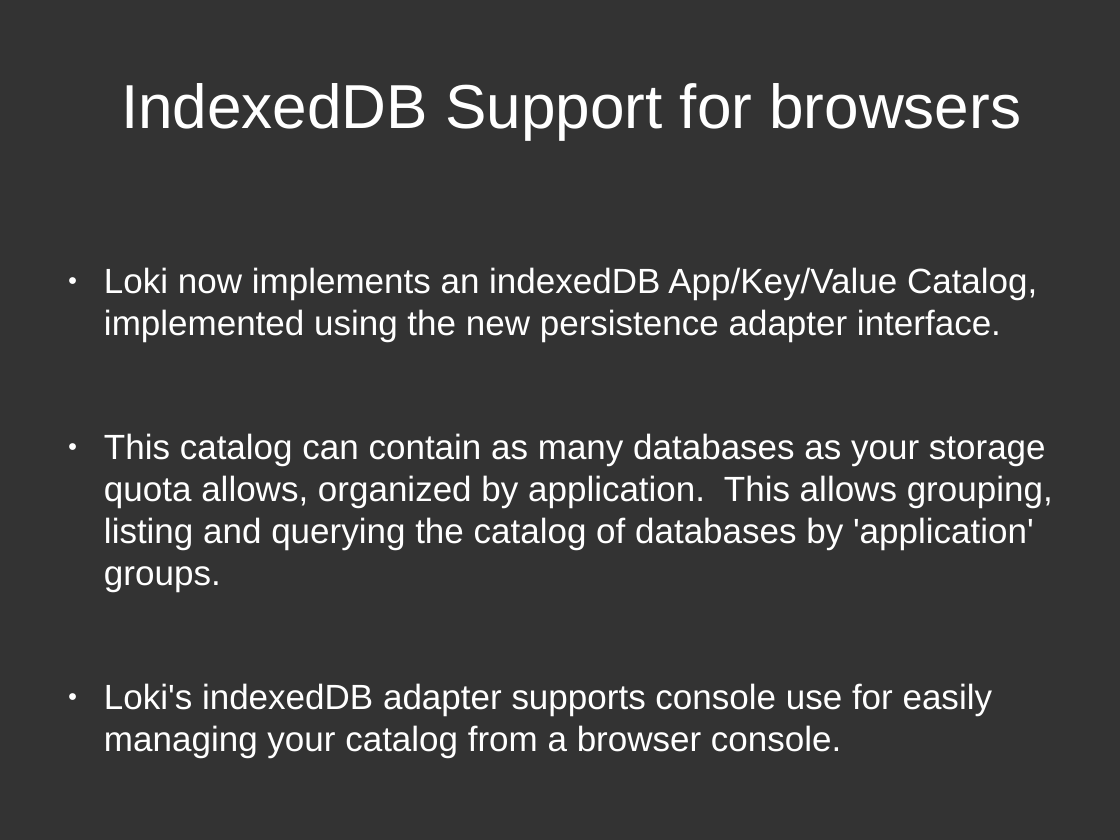
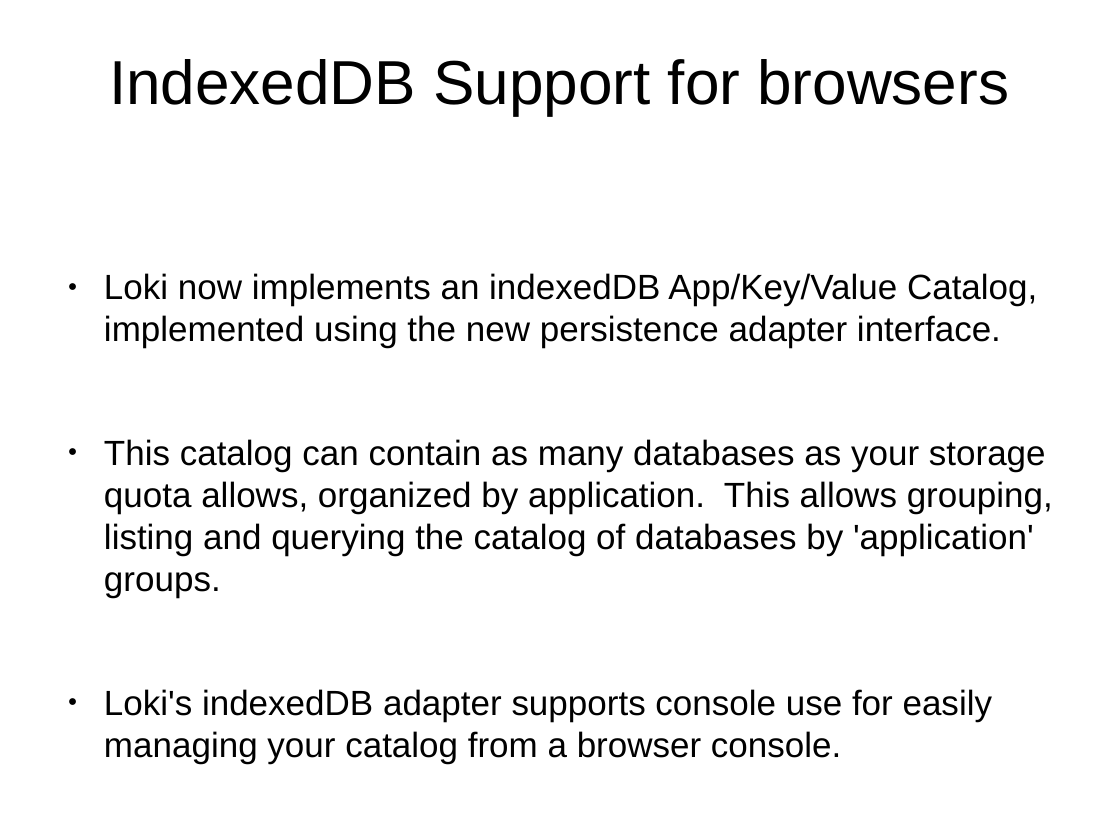
Before and after one commit to techfort/LokiJS, a slide deck: slide 13 of docs/lokijs.odp. Drawn at 1120x840 pixels with LibreOffice and Linux fonts; fonts in the diff are those of the drawing; background and template pictures are left out. Boxes give left, top, right and bottom in pixels: in the first picture for what was removed or moved away, otherwise in the second. Text is boxed around its words. In the diff, an @@ line names an element or a change of style, - is before the commit and + after.

Commit message:
changed presentation theme

```diff
--- a/docs/lokijs.odp
+++ b/docs/lokijs.odp
@@ background #333333 to picture (left out) @@
@@ title "IndexedDB Support for browsers" at (109, 59, 1009, 116): text colour #FFFFFF to #000000; indent changed @@
@@ text "Loki now implements an indexedDB ..." at (104, 273, 1053, 764): text colour #FFFFFF to #000000; bullet colour #FFFFFF to #000000 @@
```
Also in this commit, not shown: 15 other slides changed.
